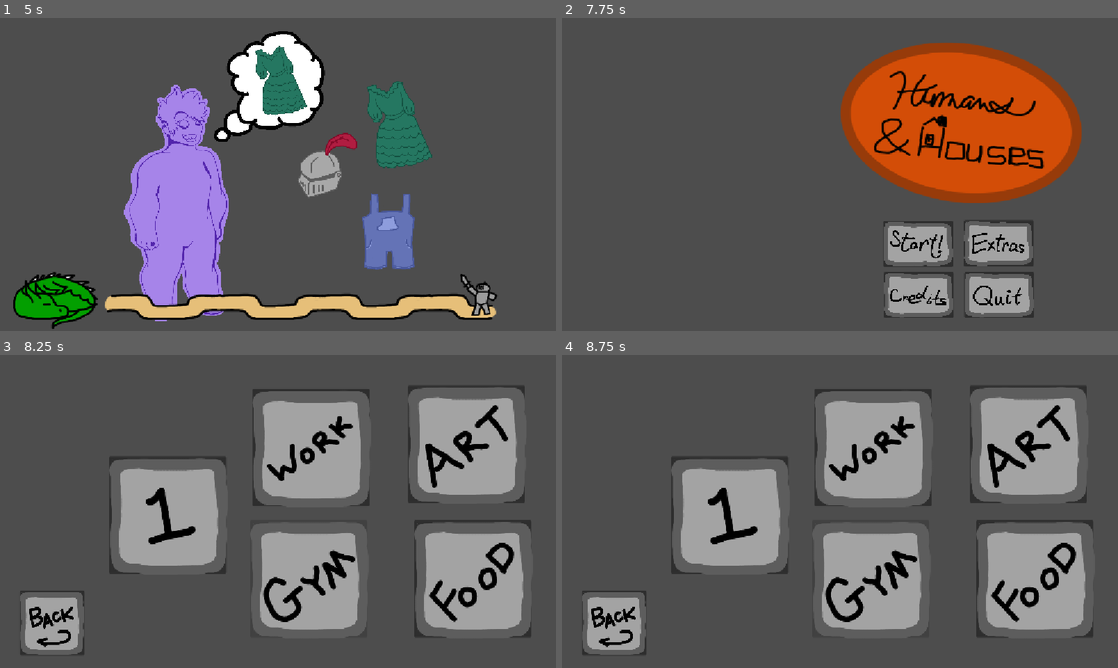
Above: before the commit, frames 1-4 (two rows, left to right).
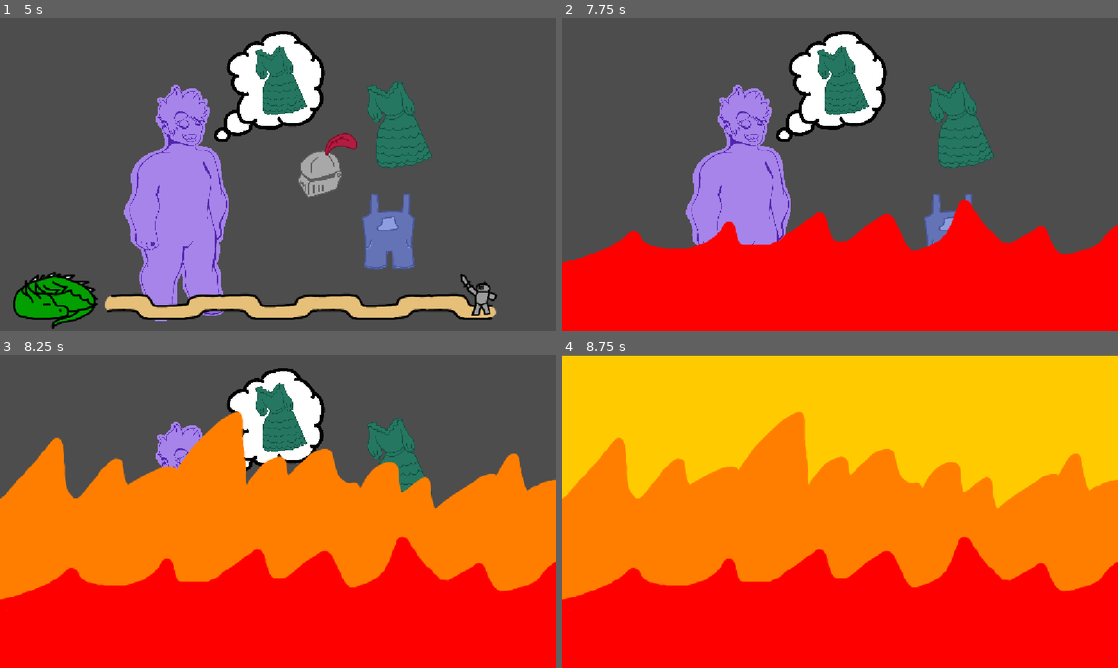
Above: after the commit, the same moments.

Repository: Sharpy796/acm-gamejam-2026
Game: Godot game, scene res://scenes/titlescreen.tscn
The game is run twice, just before and just after one commit, with the same random seed, the same clock (stepped at 60 frames per second) and the same inputs.
Inputs (mouse positions are in pixels of both pictures, inside the frame that each line leads up to):
- Up to frame 1 (5 s): click (355, 243) at 0.5 s; click (166, 177) at 1.25 s; tap Enter at 2 s; move the mouse to (400, 158) at 2.02 s; click (400, 158) at 2.17 s; tap Space at 2.27, 2.75, 3.02, 4.52 s; move the mouse to (166, 190) at 2.77 s; click (166, 190) at 2.92 s; move the mouse to (333, 105) at 3.52 s; click (333, 105) at 3.67 s; move the mouse to (250, 237) at 4.27 s; click (250, 237) at 4.42 s
- Up to frame 2 (7.75 s): tap Enter at 5, 6.5 s; move the mouse to (1006, 221) at 5.02 s; click (1006, 221) at 5.17 s; tap Space at 5.27, 5.75, 6.02, 7.25, 7.52 s; move the mouse to (673, 127) at 5.77 s; click (673, 127) at 5.92 s; move the mouse to (867, 174) at 6.52 s; click (867, 174) at 6.67 s; move the mouse to (756, 96) at 7.27 s; click (756, 96) at 7.42 s
- Up to frame 3 (8.25 s): click (355, 580) at 8.02 s
- Up to frame 4 (8.75 s): no input

Frame 1 is identical in both runs. In frame 2, 58% of the frame differs, in the area x 0-100%, y 4-100%; in frame 3, 76%; in frame 4, 100%, in the area x 0-100%, y 0-100%.

Commit message:
feat: gameover transition

Diff:
--- a/Globals.gd
+++ b/Globals.gd
@@ -1,5 +1,6 @@
 extends Node
 
+var gameovering = false
 var level1Minigames: Array[String] = ["transitions/brewcoffee","transitions/lift","transitions/dress","transitions/type","transitions/gamble"]
 var currentMinigame : int = 0
 var currentSpeed : int = 1
@@ -48,3 +49,8 @@
 		incrementFaster()
 	else:
 		get_tree().change_scene_to_file("res://scenes/transitions/countdown.tscn")
+
+func gameOver():
+	gameovering = true
+	resetRun()
+	get_tree().change_scene_to_file("res://scenes/levelselect.tscn")
--- /dev/null
+++ b/scenes/gameover.gd
@@ -0,0 +1,46 @@
+extends AnimatedSprite2D
+
+@onready var timer: Timer = get_node("Timer")
+var rewinding = false
+var first_half = false
+
+func rewind():
+	rewinding = true
+	play_backwards()
+	timer.wait_time = 1.0
+	timer.one_shot = true
+	timer.start()
+
+# Called when the node enters the scene tree for the first time.
+func _ready() -> void:
+	if Globals.gameovering:
+		show()
+		rewind()
+		Globals.gameovering = false
+	else:
+		hide()
+
+
+# Called every frame. 'delta' is the elapsed time since the previous frame.
+func _process(delta: float) -> void:
+	pass
+
+func _on_timer_game_over() -> void:
+	if rewinding:
+		hide()
+		rewinding = false
+	else:
+		first_half = true
+		timer.wait_time = 2.0
+		timer.one_shot = true
+		show()
+		play()
+		timer.start()
+
+
+func _on_timer_timeout() -> void:
+	if first_half:
+		Globals.gameOver()
+		first_half = false
+	else:
+		hide()
--- /dev/null
+++ b/scenes/gameover.tscn
@@ -0,0 +1,32 @@
+[gd_scene format=3 uid="uid://d3w3jvbg0d7ev"]
+
+[ext_resource type="Texture2D" uid="uid://dk3pan51yy6t6" path="res://assets/gameover/fire1.png" id="1_kwbp2"]
+[ext_resource type="Texture2D" uid="uid://dyad5n6usmugd" path="res://assets/gameover/fire2.png" id="2_tb0qo"]
+[ext_resource type="Texture2D" uid="uid://dnhl8cyfrlabh" path="res://assets/gameover/fire3.png" id="3_6yg4u"]
+[ext_resource type="Script" uid="uid://cp0rxu860hx4l" path="res://scenes/gameover.gd" id="4_2fa4m"]
+
+[sub_resource type="SpriteFrames" id="SpriteFrames_lfxu0"]
+animations = [{
+"frames": [{
+"duration": 1.0,
+"texture": ExtResource("1_kwbp2")
+}, {
+"duration": 1.0,
+"texture": ExtResource("2_tb0qo")
+}, {
+"duration": 1.0,
+"texture": ExtResource("3_6yg4u")
+}],
+"loop": 0,
+"name": &"default",
+"speed": 2.0
+}]
+
+[node name="AnimatedSprite2D" type="AnimatedSprite2D" unique_id=1827543178]
+sprite_frames = SubResource("SpriteFrames_lfxu0")
+script = ExtResource("4_2fa4m")
+
+[node name="Timer" type="Timer" parent="." unique_id=304094097]
+wait_time = 5.0
+
+[connection signal="timeout" from="Timer" to="." method="_on_timer_timeout"]
--- a/scenes/levelselect.tscn
+++ b/scenes/levelselect.tscn
@@ -6,6 +6,7 @@
 [ext_resource type="PackedScene" uid="uid://cq3iupkc15h7" path="res://scenes/buttons/levels/levelgym.tscn" id="4_nqdjo"]
 [ext_resource type="PackedScene" uid="uid://knnikfm7k7s0" path="res://scenes/buttons/backbutton.tscn" id="5_6rap8"]
 [ext_resource type="PackedScene" uid="uid://cvk0f2uxoh6cc" path="res://scenes/buttons/levels/level1.tscn" id="6_aaiik"]
+[ext_resource type="PackedScene" uid="uid://d3w3jvbg0d7ev" path="res://scenes/gameover.tscn" id="7_nqdjo"]
 
 [node name="Node2D" type="Node2D" unique_id=2137464456]
 
@@ -44,3 +45,7 @@
 offset_top = 210.0
 offset_right = 469.0
 offset_bottom = 453.0
+
+[node name="gameover" parent="." unique_id=1827543178 instance=ExtResource("7_nqdjo")]
+position = Vector2(576, 324)
+frame = 2
--- a/scenes/minigames/coffee/minigameCoffee.tscn
+++ b/scenes/minigames/coffee/minigameCoffee.tscn
@@ -6,8 +6,9 @@
 [ext_resource type="Texture2D" uid="uid://l2hwfa7fdu38" path="res://assets/minigameCoffee/CoffeeMachinePour2.png" id="4_5v8mi"]
 [ext_resource type="Texture2D" uid="uid://cojnmn625dom3" path="res://assets/minigameCoffee/CoffeeMachinePour3.png" id="5_jbuy0"]
 [ext_resource type="Texture2D" uid="uid://dgj4gnmgx35ig" path="res://assets/minigameCoffee/CoffeeMachinePour4.png" id="6_ywe2f"]
-[ext_resource type="Script" uid="uid://jgeylc4in02a" path="res://scenes/minigames/minigameCoffee.gd" id="7_ydwok"]
+[ext_resource type="Script" uid="uid://jgeylc4in02a" path="res://scenes/minigames/coffee/minigameCoffee.gd" id="7_ydwok"]
 [ext_resource type="PackedScene" uid="uid://b8grj3hlb0vm8" path="res://scenes/transitions/timer.tscn" id="8_8x7uj"]
+[ext_resource type="PackedScene" uid="uid://d3w3jvbg0d7ev" path="res://scenes/gameover.tscn" id="9_jik7f"]
 
 [sub_resource type="SpriteFrames" id="SpriteFrames_lfxu0"]
 animations = [{
@@ -60,6 +61,10 @@
 [node name="timer" parent="." unique_id=1188562089 instance=ExtResource("8_8x7uj")]
 position = Vector2(579, 577)
 
+[node name="gameover" parent="." unique_id=1827543178 instance=ExtResource("9_jik7f")]
+position = Vector2(576, 327)
+
 [connection signal="minigame_completed" from="AnimatedSprite2D" to="timer" method="_on_animated_sprite_2d_minigame_completed"]
 [connection signal="timeout" from="AnimatedSprite2D/Timer" to="AnimatedSprite2D" method="_on_timer_timeout"]
 [connection signal="pressed" from="AnimatedSprite2D/Button" to="AnimatedSprite2D" method="_on_button_pressed"]
+[connection signal="game_over" from="timer" to="gameover" method="_on_timer_game_over"]
--- a/scenes/minigames/dressUp/minigameDressUp.tscn
+++ b/scenes/minigames/dressUp/minigameDressUp.tscn
@@ -18,6 +18,7 @@
 [ext_resource type="Texture2D" uid="uid://c1v42hf1w6m1y" path="res://assets/minigameDressUp/thoughtOveralls.png" id="11_rot8g"]
 [ext_resource type="Texture2D" uid="uid://crseu7xvipalm" path="res://assets/minigameDressUp/miniHelmet.png" id="12_g36te"]
 [ext_resource type="Texture2D" uid="uid://cses5xy1hkwp2" path="res://assets/minigameDressUp/miniOveralls.png" id="14_e26u1"]
+[ext_resource type="PackedScene" uid="uid://d3w3jvbg0d7ev" path="res://scenes/gameover.tscn" id="19_jeu1h"]
 
 [sub_resource type="SpriteFrames" id="SpriteFrames_fgrfx"]
 animations = [{
@@ -91,9 +92,6 @@
 position = Vector2(747.4379, -1013.39703)
 sprite_frames = SubResource("SpriteFrames_hjb8m")
 
-[node name="timer" parent="." unique_id=1188562089 instance=ExtResource("1_sefyb")]
-position = Vector2(579, 577)
-
 [node name="Outfit0" type="Sprite2D" parent="." unique_id=1157564875]
 position = Vector2(827.82404, 220.78767)
 scale = Vector2(0.2942874, 0.2942874)
@@ -136,6 +134,12 @@
 offset_bottom = 166.48677
 metadata/_edit_use_anchors_ = true
 
+[node name="timer" parent="." unique_id=1188562089 instance=ExtResource("1_sefyb")]
+position = Vector2(579, 577)
+
+[node name="gameover" parent="." unique_id=1827543178 instance=ExtResource("19_jeu1h")]
+position = Vector2(576, 327)
+
 [connection signal="minigame_completed" from="AnimatedSprite2D" to="timer" method="_on_animated_sprite_2d_minigame_completed"]
 [connection signal="timeout" from="AnimatedSprite2D/Timer" to="AnimatedSprite2D" method="_on_timer_timeout"]
 [connection signal="pressed" from="Outfit0/ButtonOutfit0" to="AnimatedSprite2D" method="_on_button_outfit_0_pressed"]
@@ -144,3 +148,4 @@
 [connection signal="pressed" from="Outfit1/ButtonOutfit1" to="Outfit1" method="_on_button_outfit_1_pressed"]
 [connection signal="pressed" from="Outfit2/ButtonOutfit2" to="AnimatedSprite2D" method="_on_button_outfit_2_pressed"]
 [connection signal="pressed" from="Outfit2/ButtonOutfit2" to="Outfit2" method="_on_button_outfit_2_pressed"]
+[connection signal="game_over" from="timer" to="gameover" method="_on_timer_game_over"]
--- a/scenes/minigames/gamble/minigameGamble.tscn
+++ b/scenes/minigames/gamble/minigameGamble.tscn
@@ -6,6 +6,7 @@
 [ext_resource type="PackedScene" uid="uid://b8grj3hlb0vm8" path="res://scenes/transitions/timer.tscn" id="3_af55x"]
 [ext_resource type="Texture2D" uid="uid://dn83nod3c8ixc" path="res://assets/gamble/lottoincomplete1.png" id="3_gv3s4"]
 [ext_resource type="Script" uid="uid://cc2200501myx3" path="res://scenes/minigames/gamble/minigameGamble.gd" id="3_ivtsh"]
+[ext_resource type="PackedScene" uid="uid://d3w3jvbg0d7ev" path="res://scenes/gameover.tscn" id="7_gv3s4"]
 
 [sub_resource type="SpriteFrames" id="SpriteFrames_lfxu0"]
 animations = [{
@@ -50,7 +51,11 @@
 position = Vector2(934, -217)
 offset = Vector2(-355, 794)
 
+[node name="gameover" parent="." unique_id=1827543178 instance=ExtResource("7_gv3s4")]
+position = Vector2(576, 327)
+
 [connection signal="minigame_completed" from="AnimatedSprite2D" to="timer" method="_on_animated_sprite_2d_minigame_completed"]
 [connection signal="timeout" from="AnimatedSprite2D/Timer" to="AnimatedSprite2D" method="_on_timer_timeout"]
 [connection signal="mouse_entered" from="AnimatedSprite2D/Area2D" to="AnimatedSprite2D" method="_on_area_2d_mouse_entered"]
 [connection signal="mouse_exited" from="AnimatedSprite2D/Area2D" to="AnimatedSprite2D" method="_on_area_2d_mouse_exited"]
+[connection signal="game_over" from="timer" to="gameover" method="_on_timer_game_over"]
--- a/scenes/minigames/typing/minigameTyping.tscn
+++ b/scenes/minigames/typing/minigameTyping.tscn
@@ -20,6 +20,7 @@
 [ext_resource type="Texture2D" uid="uid://bc5h4og2dwb0l" path="res://assets/minigameTyping/letters/y2.png" id="11_ouc45"]
 [ext_resource type="Script" uid="uid://3cdk05d4gfi3" path="res://scenes/minigames/typing/letter_e.gd" id="13_xgubd"]
 [ext_resource type="Script" uid="uid://cejyagggianub" path="res://scenes/minigames/typing/letter_y.gd" id="16_ouc45"]
+[ext_resource type="PackedScene" uid="uid://d3w3jvbg0d7ev" path="res://scenes/gameover.tscn" id="21_5eq5o"]
 
 [sub_resource type="SpriteFrames" id="SpriteFrames_ucim2"]
 animations = [{
@@ -111,7 +112,7 @@
 [node name="Node2D" type="Node2D" unique_id=1871124528]
 
 [node name="AnimatedSprite2D" type="AnimatedSprite2D" parent="." unique_id=2137640195]
-position = Vector2(872, 372.00003)
+position = Vector2(789, 388)
 scale = Vector2(0.5222222, 0.5222222)
 sprite_frames = SubResource("SpriteFrames_ucim2")
 script = ExtResource("3_xgubd")
@@ -120,14 +121,14 @@
 
 [node name="M" type="AnimatedSprite2D" parent="AnimatedSprite2D" unique_id=628989544]
 modulate = Color(1, 1, 1, 0.4392157)
-position = Vector2(-1432.3405, -451.91498)
+position = Vector2(-1266.1642, -455.7447)
 scale = Vector2(0.5047389, 0.50473917)
 sprite_frames = SubResource("SpriteFrames_hjb8m")
 script = ExtResource("4_is7tm")
 
 [node name="O" type="AnimatedSprite2D" parent="AnimatedSprite2D" unique_id=1316046786]
 modulate = Color(1, 1, 1, 0.4392157)
-position = Vector2(-1161.245, -457.8221)
+position = Vector2(-995.0687, -461.65182)
 scale = Vector2(0.3939298, 0.3912969)
 sprite_frames = SubResource("SpriteFrames_lfxu0")
 frame_progress = 0.20138402
@@ -135,21 +136,21 @@
 
 [node name="N" type="AnimatedSprite2D" parent="AnimatedSprite2D" unique_id=414578830]
 modulate = Color(1, 1, 1, 0.4392157)
-position = Vector2(-914.42456, -448.2687)
+position = Vector2(-748.2483, -452.09842)
 scale = Vector2(0.46033934, 0.4603396)
 sprite_frames = SubResource("SpriteFrames_r6c0r")
 script = ExtResource("10_87pr3")
 
 [node name="E" type="AnimatedSprite2D" parent="AnimatedSprite2D" unique_id=2102416011]
 modulate = Color(1, 1, 1, 0.4392157)
-position = Vector2(-692.0963, -463.56683)
+position = Vector2(-525.92004, -467.39655)
 scale = Vector2(0.37982842, 0.37982857)
 sprite_frames = SubResource("SpriteFrames_odlsx")
 script = ExtResource("13_xgubd")
 
 [node name="Y" type="AnimatedSprite2D" parent="AnimatedSprite2D" unique_id=701063032]
 modulate = Color(1, 1, 1, 0.4392157)
-position = Vector2(-527.41534, -465.48175)
+position = Vector2(-361.23907, -469.31146)
 scale = Vector2(0.34920505, 0.34920517)
 sprite_frames = SubResource("SpriteFrames_g2mn5")
 script = ExtResource("16_ouc45")
@@ -157,5 +158,9 @@
 [node name="timer" parent="." unique_id=1188562089 instance=ExtResource("1_vravi")]
 position = Vector2(579, 577)
 
+[node name="gameover" parent="." unique_id=1827543178 instance=ExtResource("21_5eq5o")]
+position = Vector2(576, 324)
+
 [connection signal="minigame_completed" from="AnimatedSprite2D" to="timer" method="_on_animated_sprite_2d_minigame_completed"]
 [connection signal="timeout" from="AnimatedSprite2D/Timer" to="AnimatedSprite2D" method="_on_timer_timeout"]
+[connection signal="game_over" from="timer" to="gameover" method="_on_timer_game_over"]
--- a/scenes/minigames/weights/minigameWeights.tscn
+++ b/scenes/minigames/weights/minigameWeights.tscn
@@ -3,7 +3,8 @@
 [ext_resource type="Texture2D" uid="uid://de5vpsjl3pc70" path="res://assets/minigameWeights/ScottLiftStruggle2.png" id="1_23dtb"]
 [ext_resource type="Texture2D" uid="uid://dwb3rnf002jv7" path="res://assets/minigameWeights/ScottLiftStruggle1.png" id="2_nu5a0"]
 [ext_resource type="Texture2D" uid="uid://dye4n0hwxmgur" path="res://assets/minigameWeights/ScottLiftSuccess.png" id="3_x30j2"]
-[ext_resource type="Script" uid="uid://bgf4b3t8fywty" path="res://scenes/minigames/minigameWeights.gd" id="4_nu5a0"]
+[ext_resource type="Script" uid="uid://bgf4b3t8fywty" path="res://scenes/minigames/weights/minigameWeights.gd" id="4_nu5a0"]
+[ext_resource type="PackedScene" uid="uid://d3w3jvbg0d7ev" path="res://scenes/gameover.tscn" id="6_qtswc"]
 [ext_resource type="PackedScene" uid="uid://b8grj3hlb0vm8" path="res://scenes/transitions/timer.tscn" id="8_pee3o"]
 
 [sub_resource type="SpriteFrames" id="SpriteFrames_hjb8m"]
@@ -37,5 +38,9 @@
 [node name="timer" parent="." unique_id=1188562089 instance=ExtResource("8_pee3o")]
 position = Vector2(579, 577)
 
+[node name="gameover" parent="." unique_id=1827543178 instance=ExtResource("6_qtswc")]
+position = Vector2(576, 327)
+
 [connection signal="minigame_completed" from="AnimatedSprite2D" to="timer" method="_on_animated_sprite_2d_minigame_completed"]
 [connection signal="timeout" from="AnimatedSprite2D/Timer" to="AnimatedSprite2D" method="_on_timer_timeout"]
+[connection signal="game_over" from="timer" to="gameover" method="_on_timer_game_over"]
--- a/scenes/transitions/animate_timer.gd
+++ b/scenes/transitions/animate_timer.gd
@@ -1,5 +1,6 @@
 extends AnimatedSprite2D
 
+signal game_over
 @onready var timer: Timer = get_node("Timer")
 var countdown = 8
 
@@ -20,8 +21,8 @@
 func _on_timer_timeout() -> void:
 	countdown -= 1
 	if countdown < 0:
-		Globals.resetRun()
-		get_tree().change_scene_to_file("res://scenes/titlescreen.tscn")
+		game_over.emit()
+		timer.stop()
 	else:
 		frame = countdown
 
Binary file added: assets/gameover/fire1.png
Not shown, added: assets/gameover/fire1.png.import
Binary file added: assets/gameover/fire2.png
Not shown, added: assets/gameover/fire2.png.import
Binary file added: assets/gameover/fire3.png
Not shown, added: assets/gameover/fire3.png.import
Not shown, added: scenes/gameover.gd.uid
